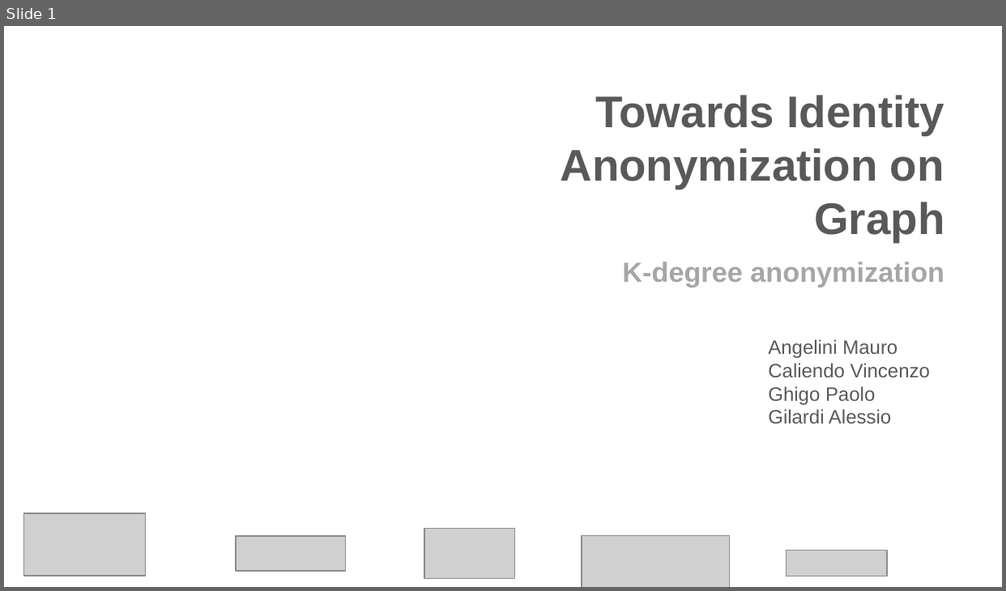
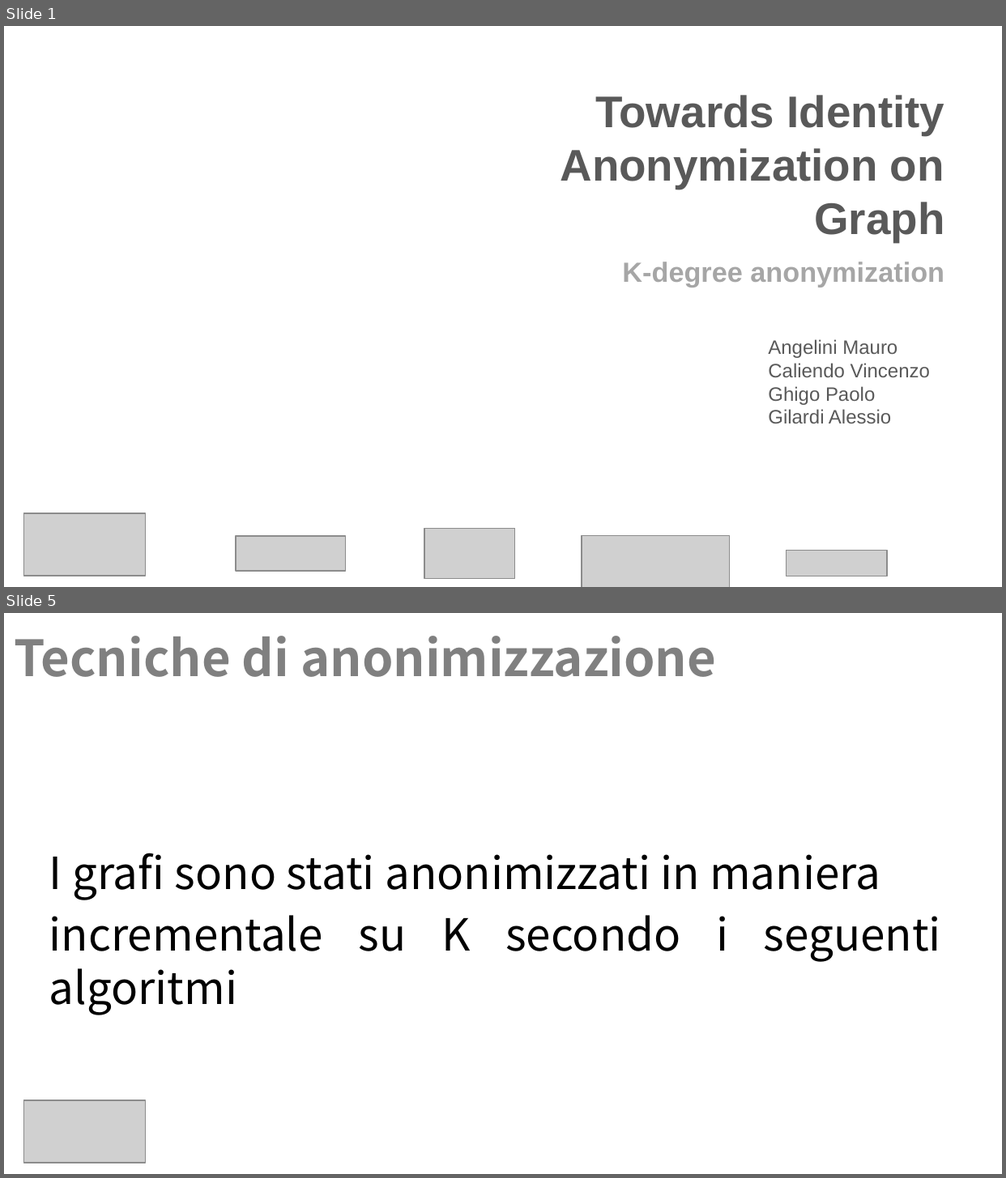
Before and after one commit to Navypowder/DP-P-project, a slide deck: Presentation/Towards_Identity_Anonymization_on_graph(K-degree anonymization).pptx. Shown one above the other, each under a label of ours: slide 1 before the commit, slides 1 and 5 after it; the slides between them are not shown. The pictures are 1006x591 and 1006x1178 pixels, drawn with LibreOffice and Linux fonts; fonts in the diff are those of the drawing; grey boxes stand for pictures; background and template pictures are left out. Boxes give left, top, right and bottom in pixels: in the first picture for what was removed or moved away, otherwise in the second. Text is boxed around its words. In the diff, an @@ line names an element or a change of style, - is before the commit and + after.

```diff
--- a/Presentation/Towards_Identity_Anonymization_on_graph(K-degree anonymization).pptx
+++ b/Presentation/Towards_Identity_Anonymization_on_graph(K-degree anonymization).pptx
@@ slide 5 added at (x1=4, y1=613, x2=1002, y2=1174), background picture (left out) @@
@@ title added at (x1=14, y1=636, x2=716, y2=677), 36 pt, text #808080, bold @@
+Tecniche di anonimizzazione
@@ text added at (x1=49, y1=853, x2=941, y2=1016), 32 pt, text #000000 @@
+I grafi sono stati anonimizzati in maniera
+incrementale su K secondo i seguenti algoritmi
@@ picture added at (x1=24, y1=1101, x2=146, y2=1164) @@
```
Also in this commit, not shown: 11 other slides added, 2 slides removed, 1 other file.
